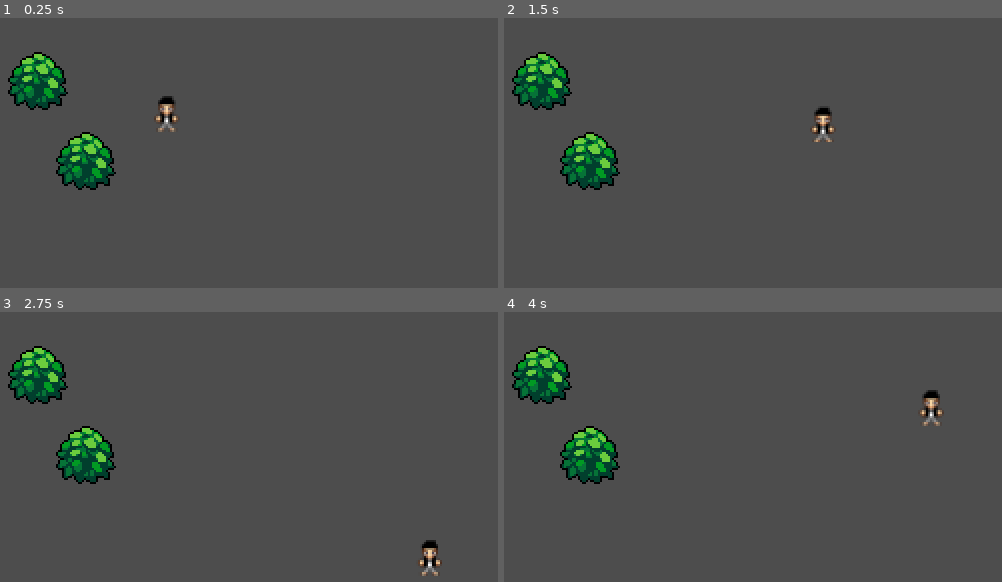
Above: before the commit, frames 1-4 (two rows, left to right).
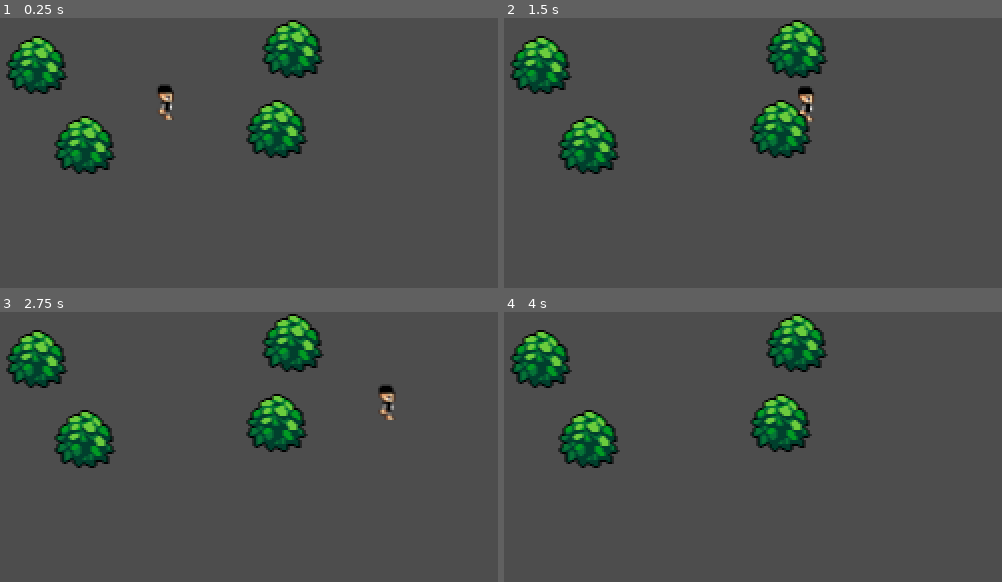
Above: after the commit, the same moments.

Repository: Actop42069/YalaTown
Game: Godot game, scene res://world.tscn
The game is run twice, just before and just after one commit, with the same random seed, the same clock (stepped at 60 frames per second) and the same inputs.
Inputs:
- Up to frame 1 (0.25 s): no input
- Up to frame 2 (1.5 s): tap Enter at 0.5 s; hold Right (ui_right) 0.53-1.28 s; hold Down (ui_down) from 1.28 s (still down)
- Up to frame 3 (2.75 s): release Down (ui_down) at 2.03 s; hold Right (ui_right) from 2.03 s (still down)
- Up to frame 4 (4 s): release Right (ui_right) at 2.78 s; hold Up (ui_up) 2.78-3.53 s; hold Left (ui_left) from 3.53 s (still down)

The runs differ from the first frame. In frame 1, 9.1% of the frame differs, in the area x 1-66%, y 0-64%; in frame 2, 9.2%; in frame 3, 9.3%, in the area x 1-89%, y 0-98%; in frame 4, 9.0%.

Commit message:
feat:add animation frames to the character

Diff:
--- a/Player/player.tscn
+++ b/Player/player.tscn
@@ -7,17 +7,188 @@
 radius = 2.0
 height = 10.0
 
+[sub_resource type="Animation" id="Animation_ebt1f"]
+length = 0.4
+loop_mode = 1
+tracks/0/type = "value"
+tracks/0/imported = false
+tracks/0/enabled = true
+tracks/0/path = NodePath("Sprite2D:frame")
+tracks/0/interp = 1
+tracks/0/loop_wrap = true
+tracks/0/keys = {
+"times": PackedFloat32Array(0, 0.1, 0.2, 0.3),
+"transitions": PackedFloat32Array(1, 1, 1, 1),
+"update": 1,
+"values": [3, 4, 5, 3]
+}
+
+[sub_resource type="Animation" id="Animation_1fx26"]
+resource_name = "RunRight"
+length = 0.4
+loop_mode = 1
+tracks/0/type = "value"
+tracks/0/imported = false
+tracks/0/enabled = true
+tracks/0/path = NodePath("Sprite2D:frame")
+tracks/0/interp = 1
+tracks/0/loop_wrap = true
+tracks/0/keys = {
+"times": PackedFloat32Array(0, 0.1, 0.2, 0.3),
+"transitions": PackedFloat32Array(1, 1, 1, 1),
+"update": 1,
+"values": [3, 4, 5, 3]
+}
+
+[sub_resource type="Animation" id="Animation_xhqaa"]
+resource_name = "RunUp"
+length = 0.4
+loop_mode = 1
+tracks/0/type = "value"
+tracks/0/imported = false
+tracks/0/enabled = true
+tracks/0/path = NodePath("Sprite2D:frame")
+tracks/0/interp = 1
+tracks/0/loop_wrap = true
+tracks/0/keys = {
+"times": PackedFloat32Array(0, 0.1, 0.2, 0.3),
+"transitions": PackedFloat32Array(1, 1, 1, 1),
+"update": 1,
+"values": [9, 10, 11, 9]
+}
+
+[sub_resource type="Animation" id="Animation_8h5p2"]
+resource_name = "RunLeft"
+length = 0.4
+loop_mode = 1
+tracks/0/type = "value"
+tracks/0/imported = false
+tracks/0/enabled = true
+tracks/0/path = NodePath("Sprite2D:frame")
+tracks/0/interp = 1
+tracks/0/loop_wrap = true
+tracks/0/keys = {
+"times": PackedFloat32Array(0, 0.1, 0.2, 0.3),
+"transitions": PackedFloat32Array(1, 1, 1, 1),
+"update": 1,
+"values": [6, 7, 8, 6]
+}
+
+[sub_resource type="Animation" id="Animation_0howa"]
+resource_name = "RunDown"
+length = 0.4
+loop_mode = 1
+tracks/0/type = "value"
+tracks/0/imported = false
+tracks/0/enabled = true
+tracks/0/path = NodePath("Sprite2D:frame")
+tracks/0/interp = 1
+tracks/0/loop_wrap = true
+tracks/0/keys = {
+"times": PackedFloat32Array(0, 0.1, 0.2, 0.3),
+"transitions": PackedFloat32Array(1, 1, 1, 1),
+"update": 1,
+"values": [0, 1, 2, 0]
+}
+
+[sub_resource type="Animation" id="Animation_p3n7y"]
+resource_name = "IdleRight"
+length = 0.1
+loop_mode = 1
+tracks/0/type = "value"
+tracks/0/imported = false
+tracks/0/enabled = true
+tracks/0/path = NodePath("Sprite2D:frame")
+tracks/0/interp = 1
+tracks/0/loop_wrap = true
+tracks/0/keys = {
+"times": PackedFloat32Array(0),
+"transitions": PackedFloat32Array(1),
+"update": 1,
+"values": [3]
+}
+
+[sub_resource type="Animation" id="Animation_6bjj3"]
+resource_name = "IdleUp"
+length = 0.1
+loop_mode = 1
+tracks/0/type = "value"
+tracks/0/imported = false
+tracks/0/enabled = true
+tracks/0/path = NodePath("Sprite2D:frame")
+tracks/0/interp = 1
+tracks/0/loop_wrap = true
+tracks/0/keys = {
+"times": PackedFloat32Array(0),
+"transitions": PackedFloat32Array(1),
+"update": 1,
+"values": [9]
+}
+
+[sub_resource type="Animation" id="Animation_s8hru"]
+resource_name = "IdleLeft"
+length = 0.1
+loop_mode = 1
+tracks/0/type = "value"
+tracks/0/imported = false
+tracks/0/enabled = true
+tracks/0/path = NodePath("Sprite2D:frame")
+tracks/0/interp = 1
+tracks/0/loop_wrap = true
+tracks/0/keys = {
+"times": PackedFloat32Array(0),
+"transitions": PackedFloat32Array(1),
+"update": 1,
+"values": [6]
+}
+
+[sub_resource type="Animation" id="Animation_yslpo"]
+resource_name = "IdleDown"
+length = 0.1
+loop_mode = 1
+tracks/0/type = "value"
+tracks/0/imported = false
+tracks/0/enabled = true
+tracks/0/path = NodePath("Sprite2D:frame")
+tracks/0/interp = 1
+tracks/0/loop_wrap = true
+tracks/0/keys = {
+"times": PackedFloat32Array(0),
+"transitions": PackedFloat32Array(1),
+"update": 1,
+"values": [0]
+}
+
+[sub_resource type="AnimationLibrary" id="AnimationLibrary_3evx2"]
+_data = {
+"IdleDown": SubResource("Animation_yslpo"),
+"IdleLeft": SubResource("Animation_s8hru"),
+"IdleRight": SubResource("Animation_p3n7y"),
+"IdleUp": SubResource("Animation_6bjj3"),
+"RESET": SubResource("Animation_ebt1f"),
+"RunDown": SubResource("Animation_0howa"),
+"RunLeft": SubResource("Animation_8h5p2"),
+"RunRight": SubResource("Animation_1fx26"),
+"RunUp": SubResource("Animation_xhqaa")
+}
+
 [node name="Player" type="CharacterBody2D"]
 script = ExtResource("1_vyp07")
-metadata/_edit_group_ = true
 
 [node name="Sprite2D" type="Sprite2D" parent="."]
+position = Vector2(-0.5, -5.5)
 texture = ExtResource("2_0cl6a")
 hframes = 3
 vframes = 4
+frame = 3
 metadata/_edit_group_ = true
 
 [node name="CollisionShape2D" type="CollisionShape2D" parent="."]
-position = Vector2(0.5, 7)
+position = Vector2(0, 1.5)
 rotation = 1.5708
 shape = SubResource("CapsuleShape2D_dcyon")
+
+[node name="AnimationPlayer" type="AnimationPlayer" parent="."]
+libraries = {
+"": SubResource("AnimationLibrary_3evx2")
+}
--- a/World/bush.tscn
+++ b/World/bush.tscn
@@ -8,9 +8,10 @@
 [node name="Bush" type="StaticBody2D"]
 
 [node name="Sprite2D" type="Sprite2D" parent="."]
+position = Vector2(-0.5, -8)
 texture = ExtResource("1_3eyub")
 
 [node name="CollisionShape2D" type="CollisionShape2D" parent="."]
-position = Vector2(1, 4)
+position = Vector2(0, -4)
 rotation = -1.5708
 shape = SubResource("CapsuleShape2D_cqe2y")
--- a/world.tscn
+++ b/world.tscn
@@ -4,6 +4,7 @@
 [ext_resource type="PackedScene" uid="uid://bsr4qg2kmc777" path="res://Player/player.tscn" id="2_ymjpc"]
 
 [node name="World" type="Node2D"]
+y_sort_enabled = true
 
 [node name="Player" parent="." instance=ExtResource("2_ymjpc")]
 position = Vector2(104, 48)
@@ -13,3 +14,9 @@
 
 [node name="Bush2" parent="." instance=ExtResource("2_yeyhg")]
 position = Vector2(64, 72)
+
+[node name="Bush3" parent="." instance=ExtResource("2_yeyhg")]
+position = Vector2(160, 64)
+
+[node name="Bush4" parent="." instance=ExtResource("2_yeyhg")]
+position = Vector2(168, 24)
Not shown: 1 places in Player/player.tscn that only renumber resources
